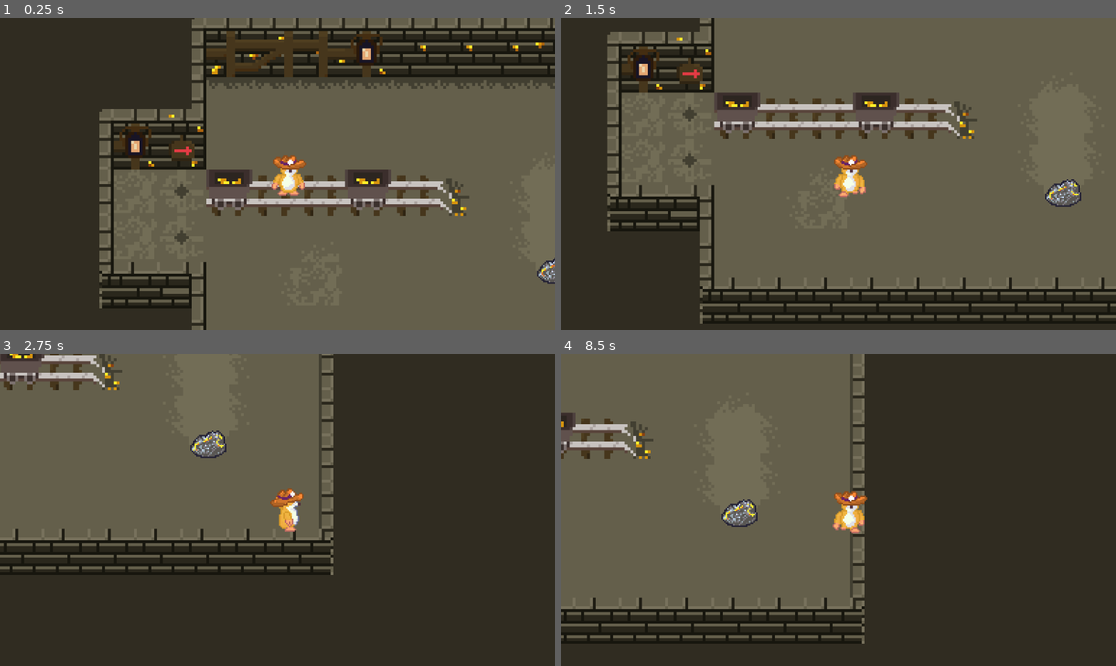
Above: before the commit, frames 1-4 (two rows, left to right).
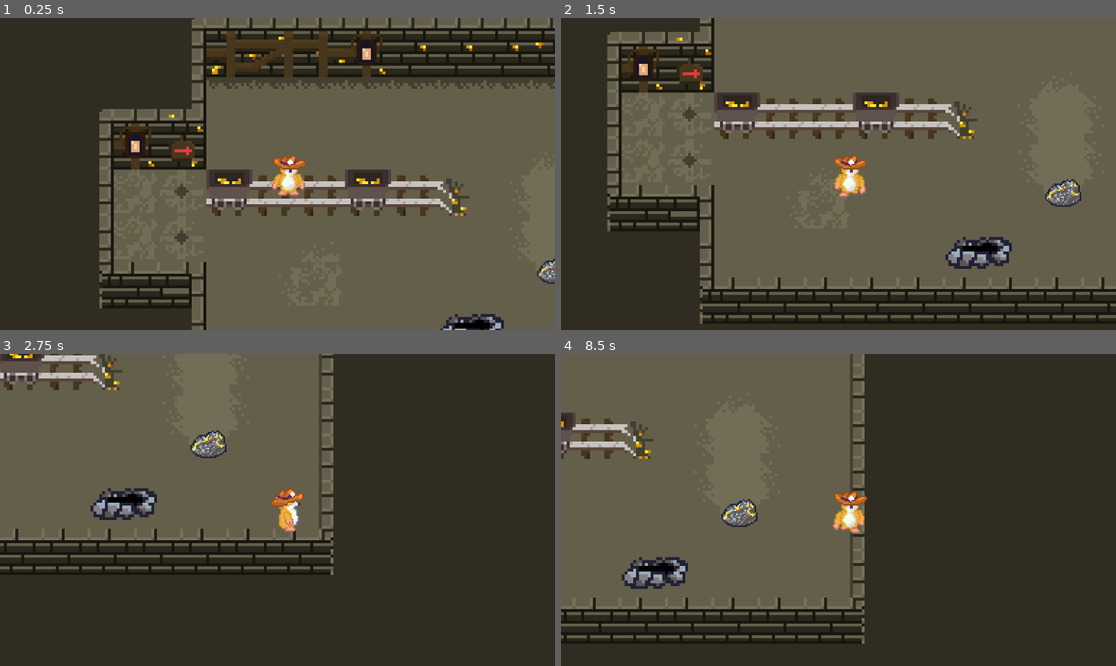
Above: after the commit, the same moments.

Repository: Theis-Mathiassen/CreateFall2023
Game: Godot game, scene res://World/level2.tscn
Same seed, same stepped clock (60 frames per second), same inputs: the game is played once before the commit and once after it. The engine's default icon, where the game draws it, is replaced by a stand-in: a white triangle on a blue panel in a dark square.
Inputs (mouse positions are in pixels of both pictures, inside the frame that each line leads up to):
- Up to frame 1 (0.25 s): no input
- Up to frame 2 (1.5 s): move the mouse to (960, 158) at 0.52 s; hold D (right) 0.53-1.28 s; tap 3 (3) at 0.6, 1.35 s; move the mouse to (727, 189) at 1.27 s; hold S (down) from 1.28 s (still down)
- Up to frame 3 (2.75 s): tap Enter at 2 s; move the mouse to (333, 441) at 2.02 s; release S (down) at 2.03 s; hold D (right) from 2.03 s (still down); hold E (Pickaxe) from 2.03 s (still down); tap 3 (3) at 2.3 s
- Up to frame 4 (8.5 s): move the mouse to (810, 572) at 2.77 s; release D (right) at 2.78 s; release E (Pickaxe) at 2.78 s; hold W (up) 2.78-3.53 s; click (810, 572) at 2.85 s; tap 3 (3) at 3.05, 3.6, 4.35, 5.3, 6.05, 6.6, 7.35, 8.3 s; move the mouse to (1005, 556) at 3.52 s; hold A (left) 3.53-5.03 s; move the mouse to (672, 463) at 4.27 s; move the mouse to (866, 510) at 5.02 s; hold S (down) 5.03-5.78 s; hold E (Pickaxe) 5.03-5.78 s; tap Space at 5.75 s; move the mouse to (755, 432) at 5.77 s; hold D (right) 5.78-6.53 s; click (755, 432) at 5.85 s; move the mouse to (960, 494) at 6.52 s; hold W (up) 6.53-7.28 s; move the mouse to (727, 525) at 7.27 s; hold D (right) 7.28-8.03 s; move the mouse to (894, 441) at 8.02 s; hold S (down) from 8.03 s (still down); hold E (Pickaxe) from 8.03 s (still down)

The runs differ from the first frame. In frame 1, 0.4% of the frame differs, in the area x 79-91%, y 94-100%; in frame 2, 0.9%; in frame 3, 0.9%; in frame 4, 0.9%, in the area x 10-23%, y 65-76%.

Commit message:
Cave entrance collision?

Diff:
--- /dev/null
+++ b/Shared/Components/cave_entrance.gd
@@ -0,0 +1,22 @@
+extends Area2D
+
+
+var touching_player: bool
+
+
+# Called when the node enters the scene tree for the first time.
+func _ready():
+	pass # Replace with function body.
+
+
+# Called every frame. 'delta' is the elapsed time since the previous frame.
+func _process(delta):
+	print(touching_player)
+
+
+func _on_area_entered(area):
+	touching_player = true
+
+
+func _on_area_exited(area):
+	touching_player = true
--- a/Shared/Components/cave_entrance.tscn
+++ b/Shared/Components/cave_entrance.tscn
@@ -1,10 +1,14 @@
-[gd_scene load_steps=3 format=3 uid="uid://wmu6oqv7amit"]
+[gd_scene load_steps=4 format=3 uid="uid://wmu6oqv7amit"]
 
 [ext_resource type="Texture2D" uid="uid://bbc7me4w5o6k5" path="res://World/Assets/CaveEntry.png" id="1_c0a77"]
+[ext_resource type="Script" path="res://Shared/Components/cave_entrance.gd" id="1_mui62"]
 
 [sub_resource type="CircleShape2D" id="CircleShape2D_qovc5"]
 
 [node name="Cave_Entrance" type="Area2D"]
+collision_layer = 0
+collision_mask = 2
+script = ExtResource("1_mui62")
 
 [node name="CollisionShape2D" type="CollisionShape2D" parent="."]
 position = Vector2(-2, 0)
@@ -13,3 +17,6 @@
 [node name="Sprite2D" type="Sprite2D" parent="."]
 texture_filter = 1
 texture = ExtResource("1_c0a77")
+
+[connection signal="area_entered" from="." to="." method="_on_area_entered"]
+[connection signal="area_exited" from="." to="." method="_on_area_exited"]
--- a/World/level2.tscn
+++ b/World/level2.tscn
@@ -1,9 +1,10 @@
-[gd_scene load_steps=7 format=3 uid="uid://c4e6akwqys4p7"]
+[gd_scene load_steps=8 format=3 uid="uid://c4e6akwqys4p7"]
 
 [ext_resource type="Texture2D" uid="uid://c5necl7bp4dqa" path="res://icon.svg" id="1_ni4hg"]
 [ext_resource type="PackedScene" uid="uid://dr24s6rc63ylv" path="res://Player/player.tscn" id="2_buv0e"]
 [ext_resource type="Texture2D" uid="uid://cuugp74vbg5nb" path="res://World/Assets/tileset.png" id="3_rpm5t"]
 [ext_resource type="PackedScene" uid="uid://de2v1quc4h63b" path="res://World/Gold/Gold.tscn" id="4_s2apd"]
+[ext_resource type="PackedScene" uid="uid://wmu6oqv7amit" path="res://Shared/Components/cave_entrance.tscn" id="5_eklv8"]
 
 [sub_resource type="TileSetAtlasSource" id="TileSetAtlasSource_jwjnr"]
 texture = ExtResource("3_rpm5t")
@@ -153,6 +154,9 @@
 
 [node name="Main" type="Node2D"]
 
+[node name="Cave_Entrance" parent="." instance=ExtResource("5_eklv8")]
+position = Vector2(413, 599)
+
 [node name="Icon" type="Sprite2D" parent="."]
 position = Vector2(-1, -2)
 texture = ExtResource("1_ni4hg")
